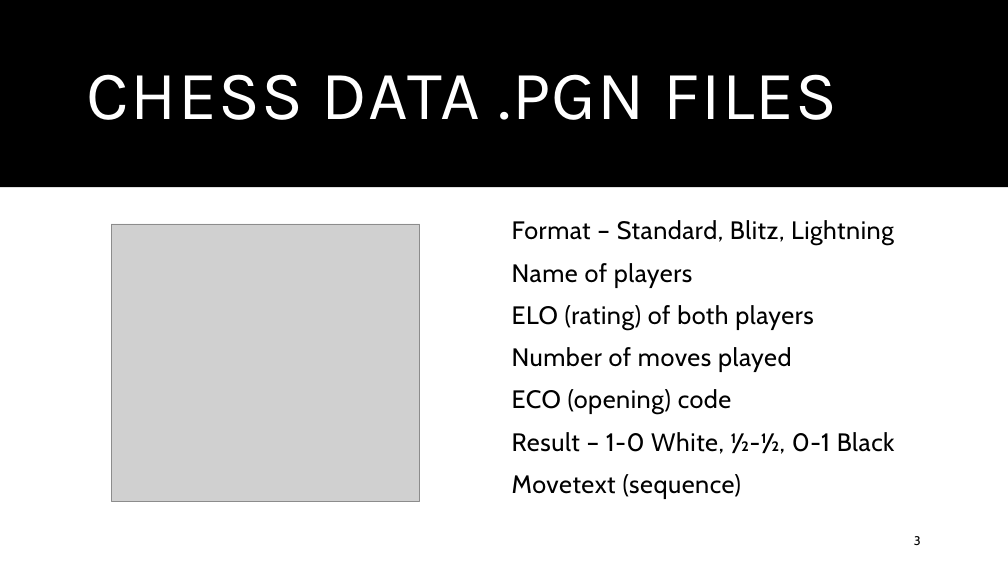
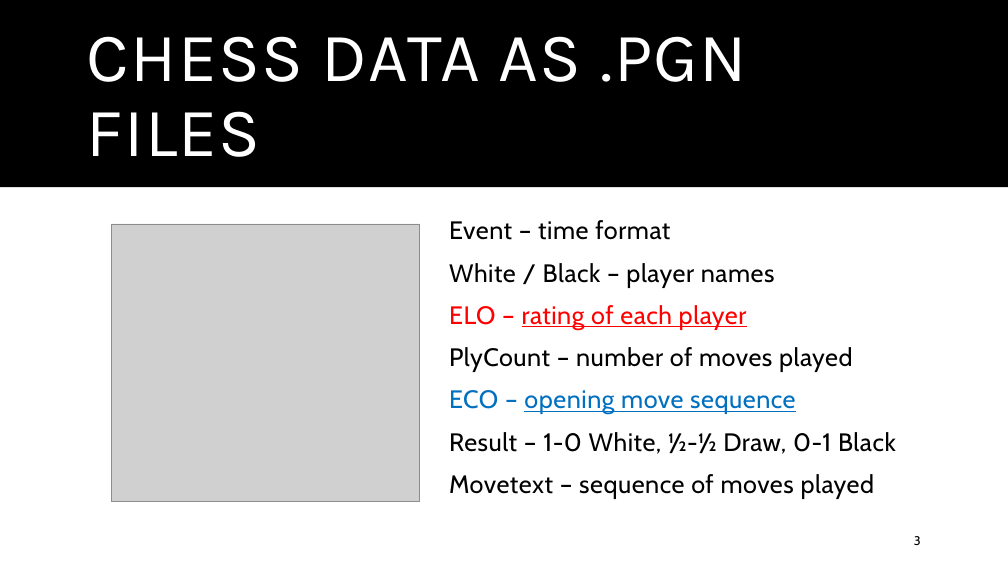
Before and after one commit to AGordon777/Unit5-MidProject, a slide deck: slide 3 of Presentation.pptx. Drawn at 1008x567 pixels with LibreOffice and Linux fonts; fonts in the diff are those of the drawing; grey boxes stand for pictures. Boxes give left, top, right and bottom in pixels: in the first picture for what was removed or moved away, otherwise in the second. Text is boxed around its words. In the diff, an @@ line names an element or a change of style, - is before the commit and + after.

```diff
--- a/Presentation.pptx
+++ b/Presentation.pptx
@@ title at (87, 36, 747, 157): text changed @@
-CHESS DATA .PGN FILES
+CHESS DATA AS .PGN FILES
@@ text at (449, 220, 896, 499): text changed @@
-Format – Standard, Blitz, Lightning
-Name of players
-ELO (rating) of both players
-Number of moves played
-ECO (opening) code
-Result – 1-0 White, ½-½, 0-1 Black
-Movetext (sequence)
+Event – time format
+White / Black – player names
+ELO – rating of each player
+PlyCount – number of moves played
+ECO – opening move sequence
+Result – 1-0 White, ½-½ Draw, 0-1 Black
+Movetext – sequence of moves played
```
Also in this commit, not shown: 7 other slides changed, 2 other files.
